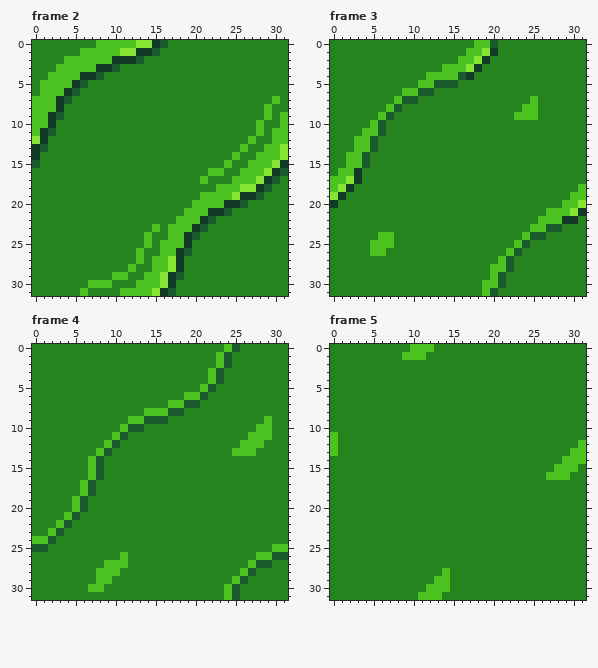
A pixel-art file gets an edit: tileset-src/tileset-lexy-slime.aseprite. The picture above was drawn from the file before the commit.
32x32 pixels, 8 frames. Shown: frame 2, frame 3, frame 4, frame 5. The commit also changed other frames, which this record leaves out.
After the commit:
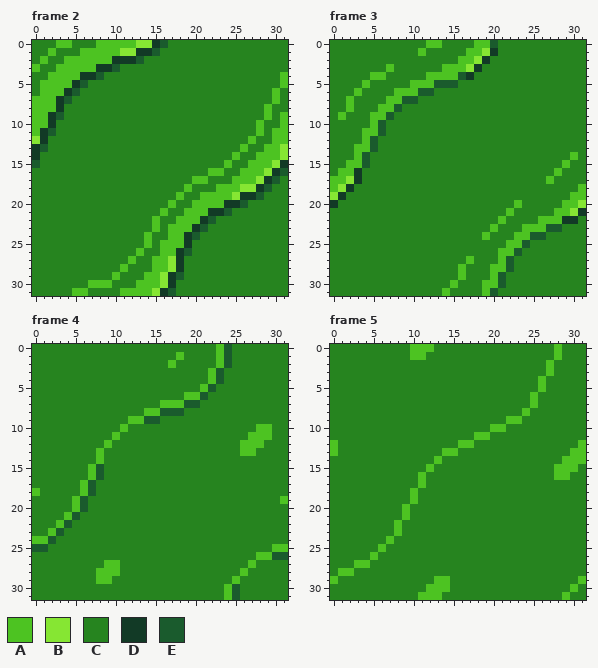
Palette (. is transparent): A #4dc322  B #86e633  C #26841f  D #123a26  E #1a5b2d
From old to new:
Changed rows in their new state; - is an unchanged pixel.
Frame 2, layer "wavy 1":
first column x 0:
 0 ---AA---------------------------
 1 --A-----------------------------
 2 -A------------------------------
 3 A-------------------------------
 4 -------------------------------A
 5 -------------------------------A
 6 ------------------------------A-
first column x 15:
17 -----A
18 ----A-
19 ---A--
20 --A---
21 -A----
22 A-----
first column x 5:
27 -------AC
28 ------AC-
29 ------C--
31 A--------
Frame 3, layer "wavy 1":
first column x 1:
 0 -----------AA-----------------
 1 ----------A-------------------
 3 ------A-----------------------
 4 ----AA------------------------
 5 ---A-----A--------------------
 6 --A----A----------------------
 7 -A----A-----------------C-----
 8 -A---A-----------------CC-----
 9 A---A-----------------CCC-----
12 --C---------------------------
14 -C---------------------------A
15 ----------------------------A-
16 ---------------------------A--
17 --------------------------A---
20 ----------------------A-------
21 ---------------------A----C---
22 --------------------A---------
23 -------------------A---A------
24 -----CC-----------A---A-------
25 ----CCC--------------A--------
26 ----CC--------------A---------
27 ----------------A-------------
28 ---------------A--------------
29 ---------------A--------------
30 --------------A---------------
31 -------------A----------------
Frame 4, layer "wavy 1":
first column x 17:
 0 ------AEC
 1 -A-------
 2 A--------
first column x 7:
 7 ---------A-------------
 8 ---------E-------------
 9 ---------C------------C
10 -----CC----------------
11 ----C------------------
12 ---C-------------------
13 --C---------------C----
14 CA---------------------
first column x 0:
18 A-------------------------------
19 -------------------------------A
first column x 7:
26 ----C------------------
27 ----C----------------CC
28 --------------------C--
29 -------------------C---
30 CC---------------------
Frame 5, layer "wavy 1":
first column x 0:
 0 ----------------------------A---
 1 ---------C------------------A---
 2 ---------------------------A----
 3 ---------------------------A----
 4 --------------------------A-----
 5 --------------------------A-----
 6 -------------------------A------
 7 -------------------------A------
 8 ------------------------A-------
 9 ----------------------AA--------
10 --------------------AA----------
11 C-----------------AA------------
12 ----------------AA--------------
13 --------------AA----------------
14 -------------A------------------
15 ------------A-------------------
16 -----------A---------------C----
17 -----------A--------------------
18 ----------A---------------------
19 ----------A---------------------
20 ---------A----------------------
21 ---------A----------------------
22 --------A-----------------------
23 --------A-----------------------
24 -------A------------------------
25 ------A-------------------------
26 -----A--------------------------
27 ---AA---------------------------
28 -AA-----------C-----------------
29 A------------------------------A
30 ------------------------------A-
31 -----------------------------A--
